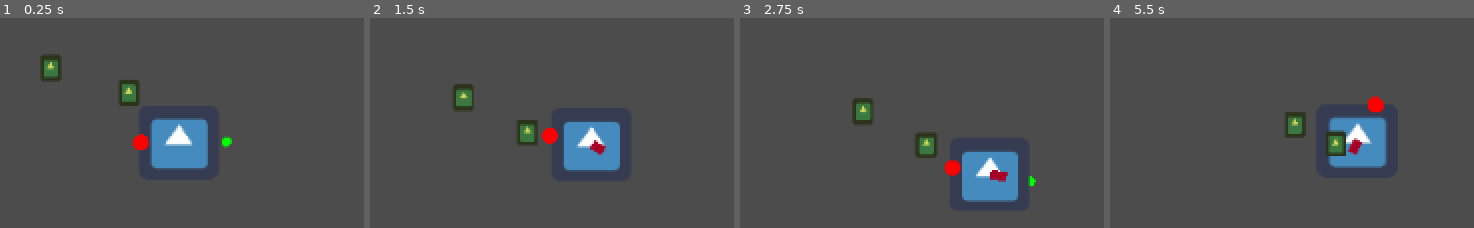
Above: before the commit, frames 1-4 (left to right).
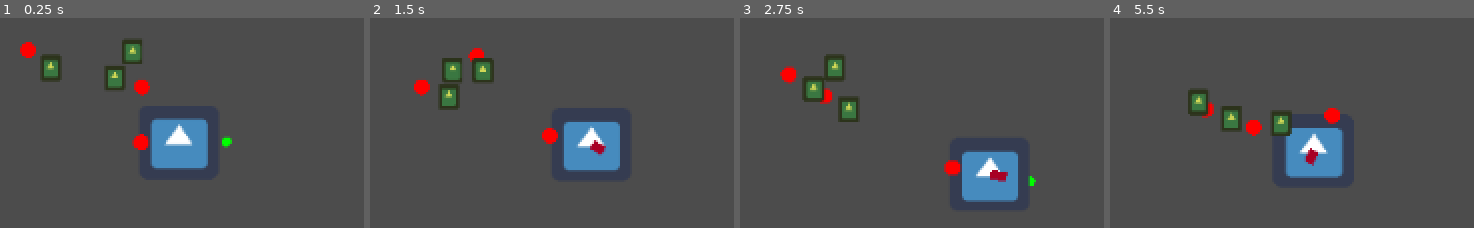
Above: after the commit, the same moments.

Repository: Cartogy/GWJ24
Game: Godot game, scene res://Scenes/test.tscn
The game is run twice, just before and just after one commit, with the same random seed, the same clock (stepped at 60 frames per second) and the same inputs. The project has no main scene, so this scene is started directly. The engine's default icon, where the game draws it, is replaced by a stand-in: a white triangle on a blue panel in a dark square.
Inputs:
- Up to frame 1 (0.25 s): no input
- Up to frame 2 (1.5 s): hold Right (ui_right) 0.53-1.28 s; hold M (follow_cmd) 0.53-1.28 s; hold Down (ui_down) from 1.28 s (still down); tap H (stay_cmd) at 1.35 s
- Up to frame 3 (2.75 s): release Down (ui_down) at 2.03 s; hold Right (ui_right) from 2.03 s (still down); hold M (follow_cmd) from 2.03 s (still down)
- Up to frame 4 (5.5 s): release Right (ui_right) at 2.78 s; release M (follow_cmd) at 2.78 s; hold Up (ui_up) 2.78-3.53 s; tap H (stay_cmd) at 2.85, 4.35 s; hold M (follow_cmd) 3.53-4.28 s; hold Left (ui_left) 3.53-5.03 s; hold Down (ui_down) from 5.03 s (still down); hold M (follow_cmd) from 5.03 s (still down)

The runs differ from the first frame. In frame 1, 2.4% of the frame differs, in the area x 5-42%, y 10-63%; in frame 2, 3.6%; in frame 3, 3.8%; in frame 4, 9.9%, in the area x 21-76%, y 34-77%.

Commit message:
Chicks now are assigned a lead in the start of a scene.

Diff:
--- a/Scenes/Chick/chick.gd
+++ b/Scenes/Chick/chick.gd
@@ -46,11 +46,11 @@
 
 func change_leader(chick):
 	# chick that was collided with
-	var chick_distance_away = abs((chick.position - chick.get_lead().position).length())
+	var chick_distance_away = abs((chick.position - chick.lead.position).length())
 	# current chick
 	var distance_away = abs((position - lead.position).length())
 
-	# change leader if the chick we collided is closer
+	# change leader if the chick we collided is closer to the main leader
 	if chick_distance_away < distance_away:
 		lead = chick
 
@@ -65,7 +65,7 @@
 	var kin = body
 	print("Collision")
 	print(kin.name)
-	if kin.is_in_group("Chick"):
-		print("Is a chick")
-		if kin.lead == lead:
-			change_leader(kin)
+	#if kin.is_in_group("Chick"):
+	#	print("Is a chick")
+	#	if kin.lead == lead:
+	#		change_leader(kin)
--- a/Scenes/FlockManager/flock_manager.gd
+++ b/Scenes/FlockManager/flock_manager.gd
@@ -12,10 +12,19 @@
 # Called when the node enters the scene tree for the first time.
 func _ready():
 	main_duck = get_node(main_duck_path)
+	var previous_chick = null
 	for chick in get_children():
-		chick.set_lead(main_duck)
+
 		chick.set_gap(gap_per_chick)
 		chick.set_speed(speed_chick)
+
+		# Set leads for chicks
+		if previous_chick == null:
+			chick.set_lead(main_duck)
+			previous_chick = chick
+		else:
+			chick.set_lead(previous_chick)
+			previous_chick = chick
 		chicks.append(chick)
 
 # Responsible for commands
--- a/Scenes/test.tscn
+++ b/Scenes/test.tscn
@@ -23,3 +23,7 @@
 [node name="Chick2" parent="FlockManager" instance=ExtResource( 1 )]
 position = Vector2( 139.444, 79.2101 )
 duck_path = NodePath("../Duck")
+
+[node name="Chick3" parent="FlockManager" instance=ExtResource( 1 )]
+position = Vector2( 141.226, 53.374 )
+duck_path = NodePath("../Duck")
